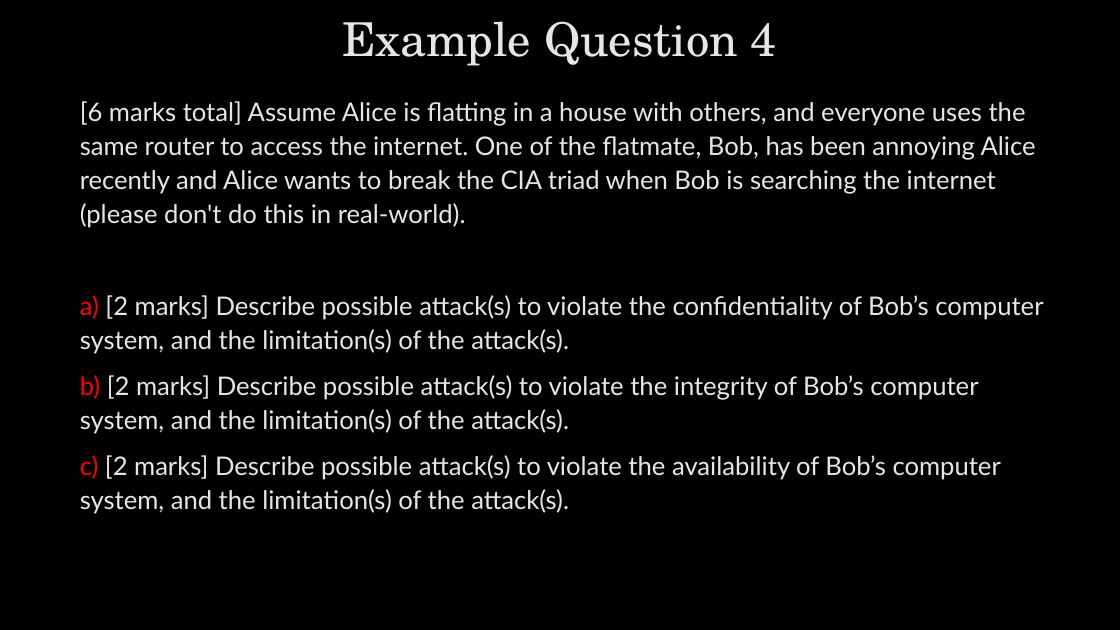
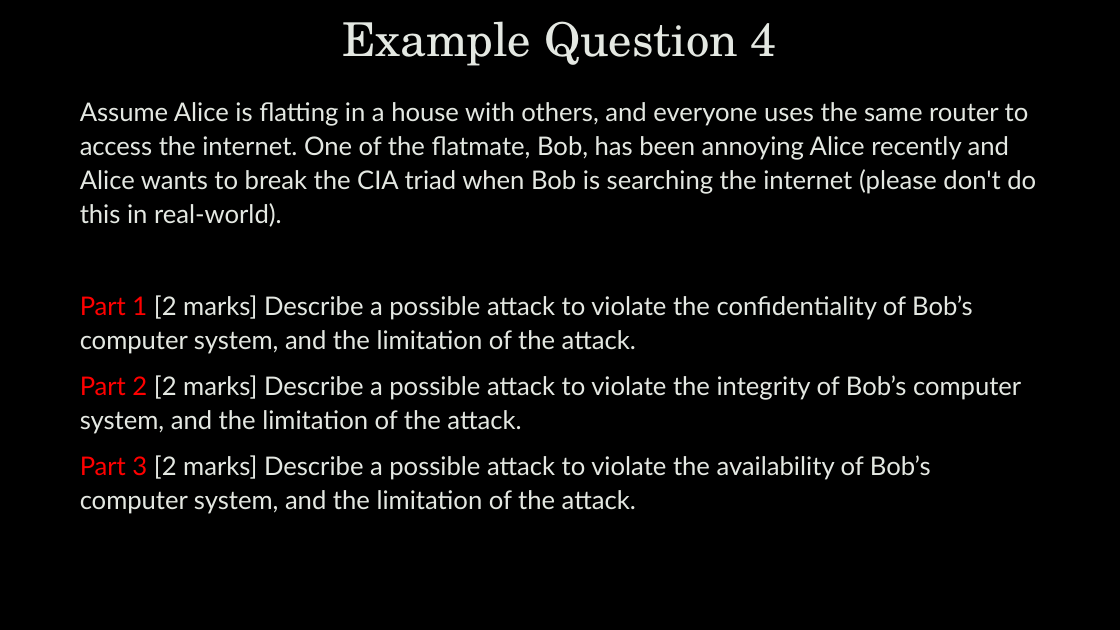
Before and after one commit to zhanyixinghua/cits1003, a slide deck: slide 31 of cits1003-lecture_slides/CITS1003-B ExamExampleQ-exercises.pptx (slide 38 before the commit). Drawn at 1120x630 pixels with LibreOffice and Linux fonts; fonts in the diff are those of the drawing; background and template pictures are left out. Boxes give left, top, right and bottom in pixels: in the first picture for what was removed or moved away, otherwise in the second. Text is boxed around its words. In the diff, an @@ line names an element or a change of style, - is before the commit and + after.

```diff
--- a/cits1003-lecture_slides/CITS1003-B ExamExampleQ-exercises.pptx
+++ b/cits1003-lecture_slides/CITS1003-B ExamExampleQ-exercises.pptx
@@ text at box(80, 102, 1036, 514): text changed @@
-[6 marks total] Assume Alice is flatting in a house with others, and everyone uses the same router to access the internet. One of the flatmate, Bob, has been annoying Alice recently and Alice wants to break the CIA triad when Bob is searching the internet (please don't do this in real-world).
-a) [2 marks] Describe possible attack(s) to violate the confidentiality of Bob’s computer system, and the limitation(s) of the attack(s).
-b) [2 marks] Describe possible attack(s) to violate the integrity of Bob’s computer system, and the limitation(s) of the attack(s).
-c) [2 marks] Describe possible attack(s) to violate the availability of Bob’s computer system, and the limitation(s) of the attack(s).
+Assume Alice is flatting in a house with others, and everyone uses the same router to access the internet. One of the flatmate, Bob, has been annoying Alice recently and Alice wants to break the CIA triad when Bob is searching the internet (please don't do this in real-world).
+Part 1 [2 marks] Describe a possible attack to violate the confidentiality of Bob’s computer system, and the limitation of the attack.
+Part 2 [2 marks] Describe a possible attack to violate the integrity of Bob’s computer system, and the limitation of the attack.
+Part 3 [2 marks] Describe a possible attack to violate the availability of Bob’s computer system, and the limitation of the attack.
```
Also in this commit, not shown: 33 other slides changed, 27 slides added, 15 slides removed.
